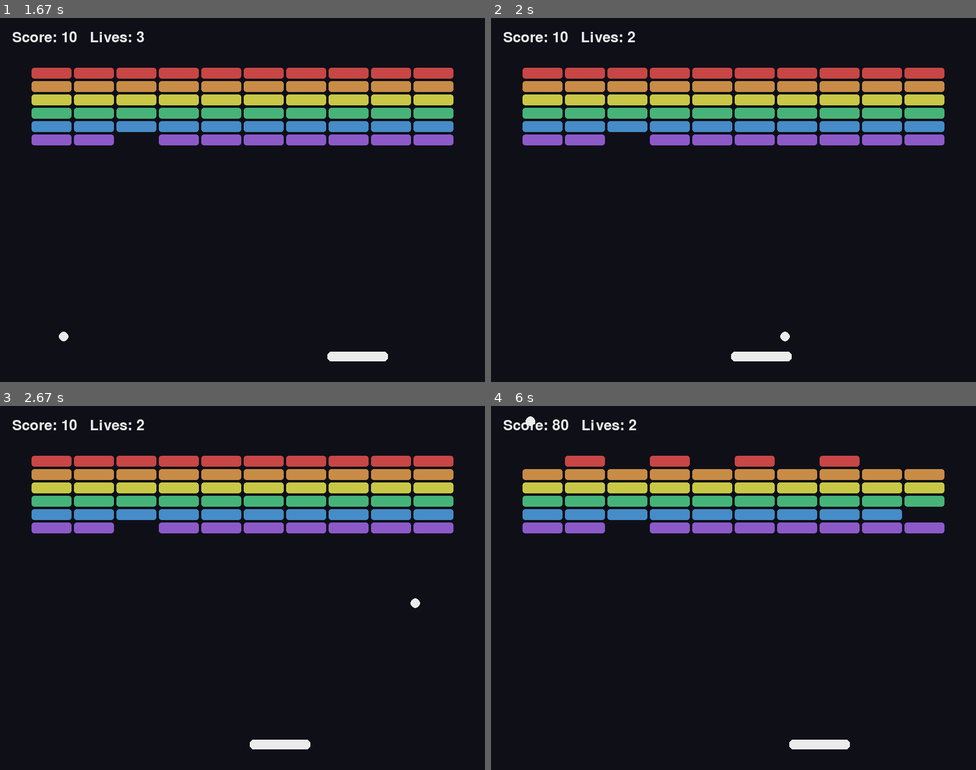
Above: before the commit, frames 1-4 (two rows, left to right).
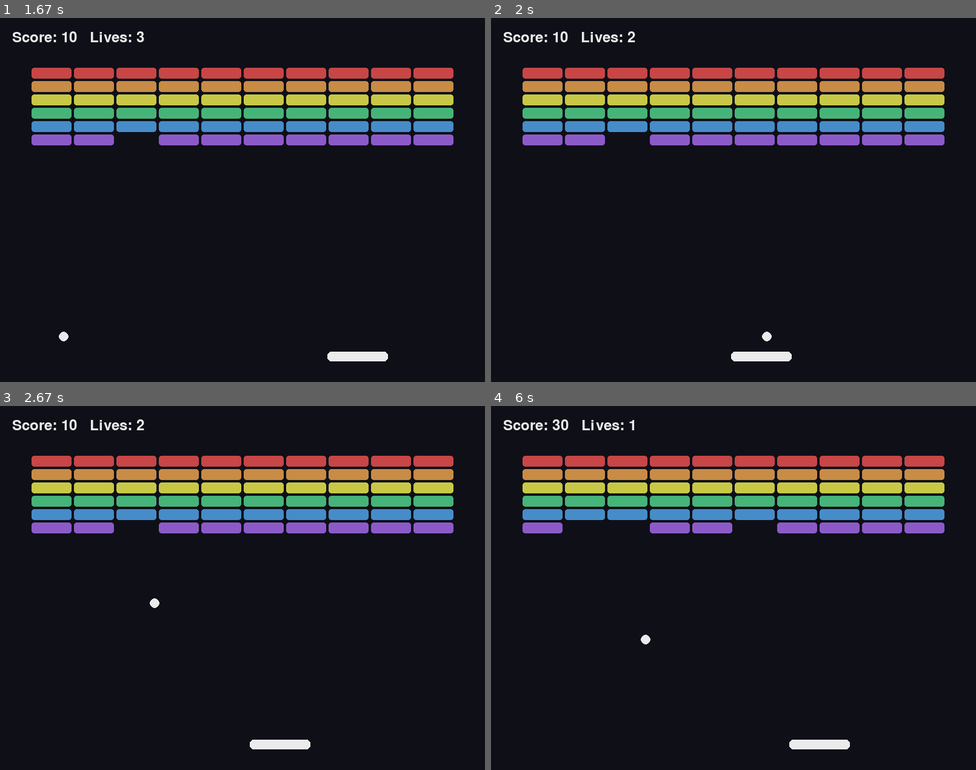
Above: after the commit, the same moments.

Repository: Vesper-1/pygame-learning
Game: pygame game, started from breakout.py
Same seed, same stepped clock (60 frames per second), same inputs: the game is played once before the commit and once after it.
Inputs:
- Up to frame 1 (1.67 s): hold Right 0.33-0.8 s; hold Right 0.83-1.3 s; hold Left from 1.33 s (still down)
- Up to frame 2 (2 s): release Left at 1.87 s; hold Left from 1.9 s (still down)
- Up to frame 3 (2.67 s): release Left at 2.3 s; hold Right from 2.33 s (still down)
- Up to frame 4 (6 s): release Right at 2.97 s; hold Left 3-3.47 s; hold Right 3.5-3.97 s; hold Right 4-4.47 s; hold Left 4.5-5.03 s; hold Left 5.07-5.47 s; hold Right from 5.5 s (still down)

Frame 1 is identical in both runs. In frame 2, less than 0.1% of the frame differs, in the area x 55-62%, y 86-89%; in frame 3, less than 0.1%; in frame 4, 2.3%, in the area x 6-94%, y 2-66%.

Commit message:
Add explanatory comments to breakout game

Diff:
--- a/breakout.py
+++ b/breakout.py
@@ -1,36 +1,83 @@
-# breakout.py
-import pygame, sys, random
+"""Minimal Breakout clone implemented with pygame.
+
+This module intentionally keeps the game logic in a single file, so adding
+generous inline comments makes it easier for new readers to understand the
+control flow.  The game follows a traditional structure: configure constants,
+initialise pygame, build the brick layout, and then run the main loop that
+updates the paddle, ball, and bricks.
+"""
+
+import pygame
+import random
+import sys
+
+# Initialise pygame once so that modules such as ``pygame.display`` and
+# ``pygame.font`` are ready before the game starts.
 pygame.init()
 
+# ---------------------------------------------------------------------------
+# Global configuration constants
+# ---------------------------------------------------------------------------
+# Screen size (width, height) and the display/window objects used throughout
+# the game.  Because the game is small these can stay as globals for easy
+# access.
 W, H = 800, 600
 WIN = pygame.display.set_mode((W, H))
 pygame.display.set_caption("Breakout")
+
+# Clock used to cap the frame rate and a default font for the score HUD.
 CLOCK = pygame.time.Clock()
 FONT = pygame.font.SysFont(None, 36)
 
-BG = (15,15,24)
-WHITE = (235,235,235)
-
+# Colour palette.  These are intentionally muted to give the bricks visual
+# contrast.
+BG = (15, 15, 24)
+WHITE = (235, 235, 235)
+
+# Paddle dimensions and the radius of the ball.  Tuning these values changes
+# how agile the game feels.
 PADDLE_W, PADDLE_H = 100, 16
 BALL_R = 8
 
-# bricks
+# Brick layout configuration: number of rows/columns, brick size, and the
+# offset from the window edges.  The brick width subtracts a total margin of 100
+# pixels so the layout is centred with comfortable spacing near the walls.
 BRICK_ROWS, BRICK_COLS = 6, 10
 BRICK_W = (W - 100) // BRICK_COLS
 BRICK_H = 22
 BRICK_OFFX, BRICK_OFFY = 50, 80
 
 def make_bricks():
+    """Return a list of brick rectangles paired with their colours.
+
+    Bricks are stored as ``(rect, colour)`` tuples to simplify drawing and
+    collision checks.  Each brick is shrunk by a couple of pixels on each side
+    so that a thin gap appears between bricks, which visually separates them.
+    """
+
     bricks = []
-    colors = [(200,70,70),(200,140,70),(200,200,70),(70,180,120),(70,140,200),(140,90,200)]
+    colors = [
+        (200, 70, 70),
+        (200, 140, 70),
+        (200, 200, 70),
+        (70, 180, 120),
+        (70, 140, 200),
+        (140, 90, 200),
+    ]
     for r in range(BRICK_ROWS):
         for c in range(BRICK_COLS):
-            x = BRICK_OFFX + c*BRICK_W
-            y = BRICK_OFFY + r*BRICK_H
-            rect = pygame.Rect(x+2, y+2, BRICK_W-4, BRICK_H-4)
+            # Compute the brick's top-left corner using the configured offset
+            # and spacing.  The ``+2``/``-4`` tweak gives each brick a thin border.
+            x = BRICK_OFFX + c * BRICK_W
+            y = BRICK_OFFY + r * BRICK_H
+            rect = pygame.Rect(x + 2, y + 2, BRICK_W - 4, BRICK_H - 4)
             bricks.append((rect, colors[r % len(colors)]))
     return bricks
 
+# Game state ----------------------------------------------------------------
+# The paddle, ball, bricks, score, lives, and running flag live at module scope
+# because this is a compact example.  ``pygame.Vector2`` keeps the ball
+# movement precise without manual tuple handling.
 paddle = pygame.Rect(W//2 - PADDLE_W//2, H - 50, PADDLE_W, PADDLE_H)
 ball_pos = pygame.Vector2(W//2, H//2 + 100)
 ball_vel = pygame.Vector2(random.choice([-1,1])*5, -5)
@@ -40,25 +87,41 @@
 running = True
 
 def reset_ball():
+    """Place the ball just above the paddle and give it an initial velocity."""
+
     global ball_pos, ball_vel
     ball_pos = pygame.Vector2(paddle.centerx, paddle.top - BALL_R - 2)
     ball_vel = pygame.Vector2(random.choice([-1,1])*5, -5)
 
 def draw():
+    """Render the current game state to the window."""
+
     WIN.fill(BG)
     # bricks
     for rect, color in bricks:
         pygame.draw.rect(WIN, color, rect, border_radius=4)
+
     # paddle, ball
     pygame.draw.rect(WIN, WHITE, paddle, border_radius=6)
     pygame.draw.circle(WIN, WHITE, (int(ball_pos.x), int(ball_pos.y)), BALL_R)
-    # HUD
+
+    # HUD (score and lives).  ``pygame.font.Font.render`` returns a surface that
+    # can be blitted directly to the main window surface.
     hud = FONT.render(f"Score: {score}   Lives: {lives}", True, WHITE)
     WIN.blit(hud, (20, 20))
+
+    # ``flip`` swaps the back buffer with what is currently displayed so the
+    # drawn frame becomes visible.
     pygame.display.flip()
 
 while running:
+    # ``tick`` both limits the frame rate to 60 FPS and returns the elapsed
+    # time since the previous frame, which could be used for time-based motion
+    # (even though this example relies on fixed per-frame steps).
     dt = CLOCK.tick(60)
+    # Process window events such as closing the window or pressing Escape.  The
+    # quit event immediately exits the program while Escape simply stops the
+    # main loop so pygame can shut down cleanly.
     for e in pygame.event.get():
         if e.type == pygame.QUIT:
             pygame.quit(); sys.exit()
@@ -66,6 +129,8 @@
             running = False
 
     keys = pygame.key.get_pressed()
+    # Move the paddle left/right.  Paddle movement is clamped to the screen
+    # bounds so it never disappears.
     if keys[pygame.K_LEFT]: paddle.x -= 8
     if keys[pygame.K_RIGHT]: paddle.x += 8
     paddle.x = max(0, min(W - PADDLE_W, paddle.x))
@@ -88,6 +153,9 @@
 
     # brick collisions
     hit_index = None
+    # Iterate through bricks until we find one colliding with the ball.  Four
+    # checks approximate a circle-rectangle collision by sampling along each
+    # axis-aligned extreme of the ball.
     for i, (rect, color) in enumerate(bricks):
         if rect.collidepoint(ball_pos.x, ball_pos.y - BALL_R) or \
            rect.collidepoint(ball_pos.x, ball_pos.y + BALL_R) or \
@@ -103,6 +171,9 @@
         dx_right = abs(rect.right - (ball_pos.x - BALL_R))
         dy_top = abs(ball_pos.y + BALL_R - rect.top)
         dy_bottom = abs(rect.bottom - (ball_pos.y - BALL_R))
+        # Whichever side the ball is closest to determines whether we flip the
+        # horizontal or vertical component of the velocity.  This produces more
+        # convincing bounces than always reversing both components.
         min_side = min(dx_left, dx_right, dy_top, dy_bottom)
         if min_side in (dx_left, dx_right):
             ball_vel.x *= -1
@@ -122,6 +193,8 @@
     # win condition: all bricks cleared
     if not bricks:
         bricks = make_bricks()
+        # Reward the player with an extra life (capped at five) and re-serve the
+        # ball to continue playing.
         lives = min(5, lives + 1)
         reset_ball()
 
